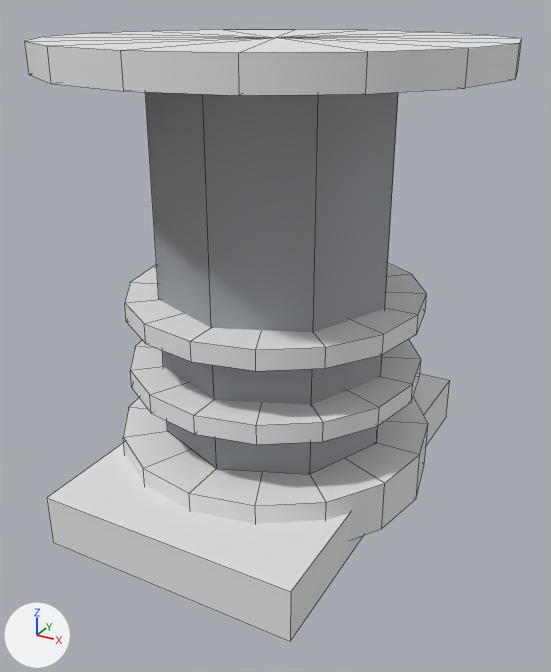
A saved change to the OBJ model assets/models/equipment/srw_sr48_reactor/LOD1/srw_heat_pipe_column.obj.
Camera for both pictures: a 50 mm camera at (1.071, -1.947, 2.442) aimed at (0.033, -0.06, 1.498). The lights are fixed; the arrows at lower left show +X, +Y and +Z. The picture after the commit comes second. Mesh edges are drawn as thin lines. Where no turn or scale is listed for an object, it has been applied to the vertices. Vertices at exactly the same position are counted once.

The first picture shows 'srw_heat_pipe_column'.
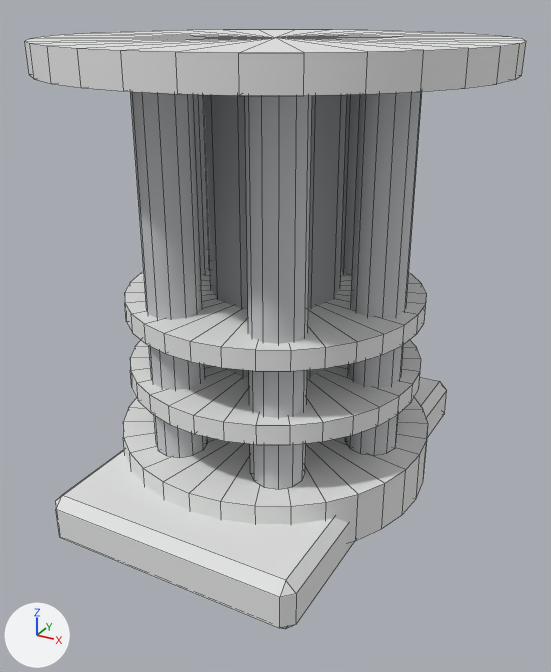
The change in detail:
Material 'eq_steel' (mat_eq_steel) is new.
Its base color is (0.58, 0.59, 0.61) (light grey #c8cacd).
Its roughness is 0.654.
me_srw_heat_pipe_column is used by ob_srw_heat_pipe_column; location (0.0, 0.0, 0.0).
me_srw_heat_pipe_column had 220 vertices, 254 faces and spanned x -0.65..0.65, y -0.65..0.65, z 0.96..2.35.
me_srw_heat_pipe_column now has 592 vertices, 726 faces and spans x -0.65..0.65, y -0.65..0.65, z 0.96..2.35.
me_srw_heat_pipe_column part 1: a new loose piece, a 12-sided cylinder along z spanning x 0.26..0.42, y -0.08..0.08, z 1.18..2.27, in mat_eq_steel (light grey #c8cacd).
me_srw_heat_pipe_column part 2: a new loose piece, a 12-sided cylinder along z spanning x 0.09..0.25, y -0.374..-0.214, z 1.18..2.27, in mat_eq_steel (light grey #c8cacd).
me_srw_heat_pipe_column part 3: a new loose piece, a 12-sided cylinder along z spanning x -0.25..-0.09, y -0.374..-0.214, z 1.18..2.27, in mat_eq_steel (light grey #c8cacd).
me_srw_heat_pipe_column part 4: a new loose piece, a 12-sided cylinder along z spanning x -0.42..-0.26, y -0.08..0.08, z 1.18..2.27, in mat_eq_steel (light grey #c8cacd).
me_srw_heat_pipe_column part 5: a new loose piece, a 12-sided cylinder along z spanning x 0.09..0.25, y 0.214..0.374, z 1.18..2.27, in mat_eq_steel (light grey #c8cacd).
me_srw_heat_pipe_column part 6: the loose piece of 8 vertices spanning x -0.4..0.4, y -0.65..0.65, z 0.96..1.12 is rebuilt with 24 vertices and now spans x -0.4..0.4, y -0.65..0.65, z 0.96..1.12.
me_srw_heat_pipe_column part 7: 16 vertices removed from x -0.36..0.36, y -0.36..0.36, z 1.18..2.27; 216 vertices added at x -0.638..0.638, y -0.638..0.638, z 1.02..2.35.
Other edits to the shape of me_srw_heat_pipe_column do not show in these pictures.
me_srw_heat_pipe_column gains material mat_eq_steel (light grey #c8cacd).

Changed parts and their boxes (x1, y1, x2, y2) in the pictures (551 x 672 px):
'srw_heat_pipe_column', reshaped: before (25, 29, 522, 641); after (25, 29, 526, 629)
part 1 of me_srw_heat_pipe_column, added: after (345, 92, 422, 455)
part 2 of me_srw_heat_pipe_column, added: after (245, 95, 312, 489)
part 3 of me_srw_heat_pipe_column, added: after (131, 92, 208, 458)
part 4 of me_srw_heat_pipe_column, added: after (193, 94, 209, 276)
part 5 of me_srw_heat_pipe_column, added: after (341, 94, 360, 276)
part 6 of me_srw_heat_pipe_column, rebuilt: before (47, 373, 450, 641); after (55, 377, 447, 629)
part 7 of me_srw_heat_pipe_column, reshaped: before (145, 92, 398, 474); after (25, 29, 526, 543)
